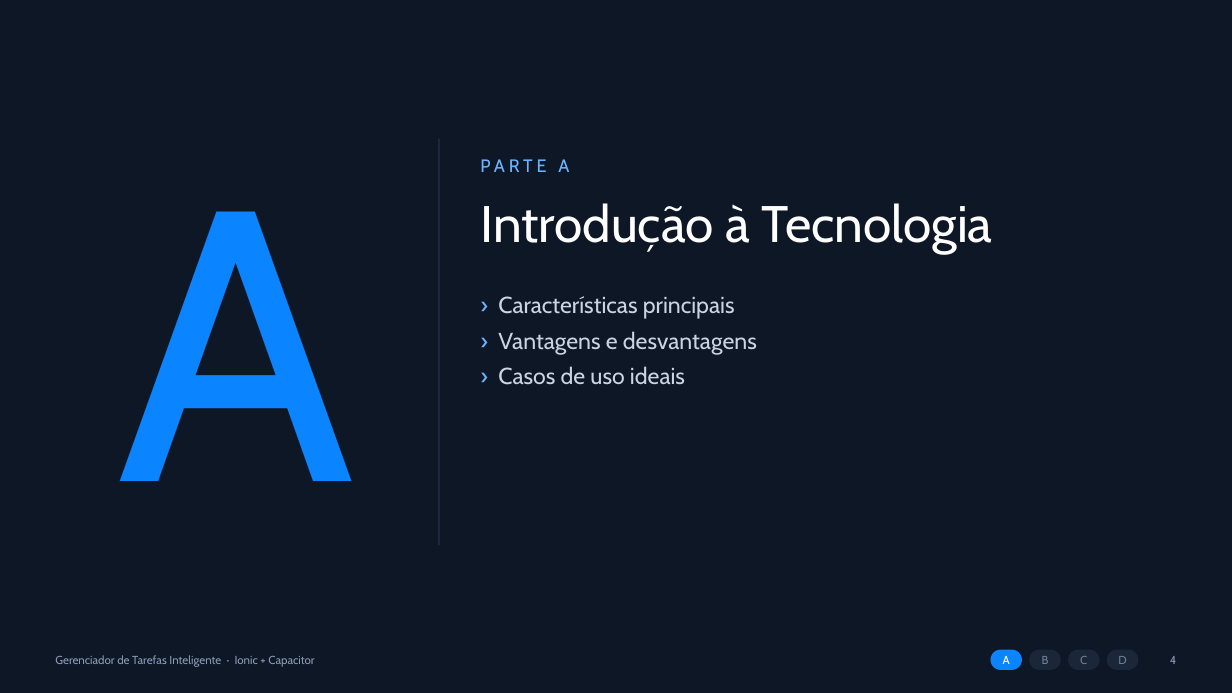
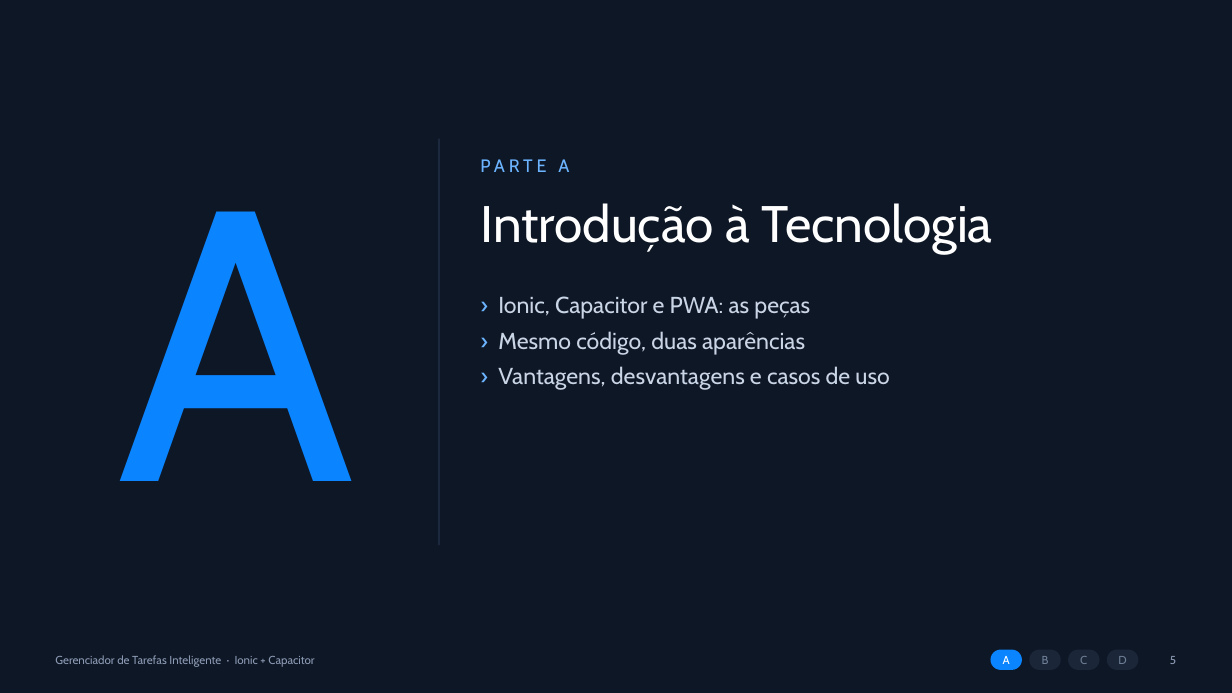
Before and after one commit to jdecarli6/DESENWEB, a slide deck: slide 5 of slides/apresentacao.pptx (slide 4 before the commit). Drawn at 1232x693 pixels with LibreOffice and Linux fonts; fonts in the diff are those of the drawing. Boxes give left, top, right and bottom in pixels: in the first picture for what was removed or moved away, otherwise in the second. Text is boxed around its words. In the diff, an @@ line names an element or a change of style, - is before the commit and + after.

```diff
--- a/slides/apresentacao.pptx
+++ b/slides/apresentacao.pptx
@@ text at <box>498,296,889,390</box>: text changed @@
-› Características principais
-› Vantagens e desvantagens
-› Casos de uso ideais
+› Ionic, Capacitor e PWA: as peças
+› Mesmo código, duas aparências
+› Vantagens, desvantagens e casos de uso
@@ text at <box>1170,656,1176,664</box>: text changed @@
-4
+5
```
Also in this commit, not shown: 24 other slides changed, 11 slides added, 2 slides removed, 5 other files.
